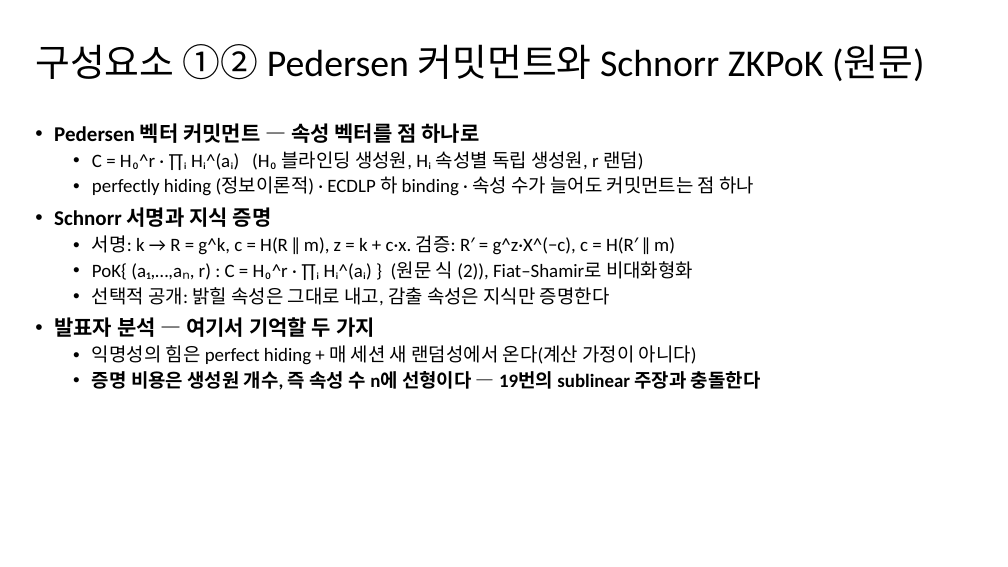
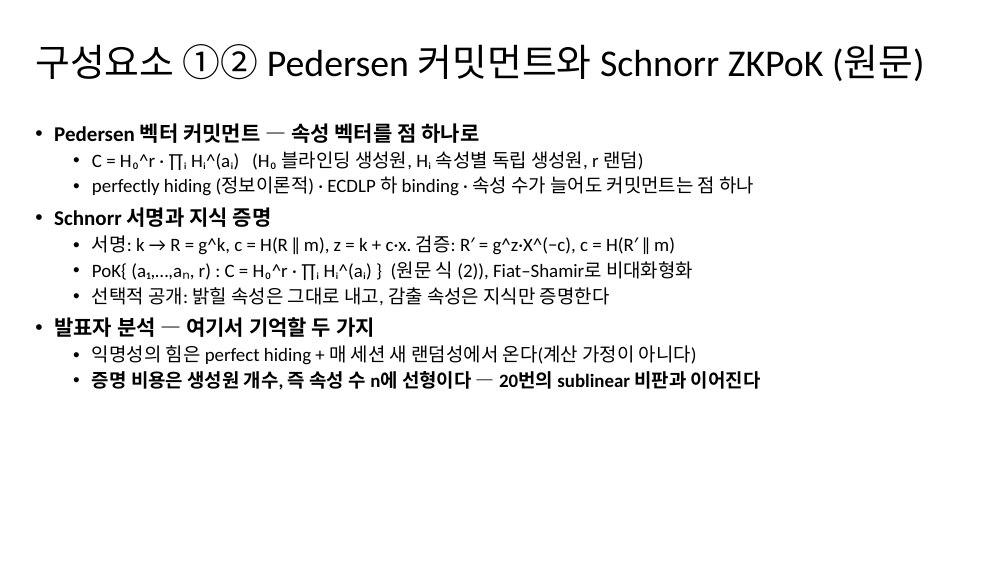
Before and after one commit to mhjung93/google-oidc-demo, a slide deck: slide 7 of documents/260903_seminar_BAAR.pptx. Drawn at 1008x567 pixels with LibreOffice and Linux fonts; fonts in the diff are those of the drawing; background and template pictures are left out. Boxes give left, top, right and bottom in pixels: in the first picture for what was removed or moved away, otherwise in the second. Text is boxed around its words. In the diff, an @@ line names an element or a change of style, - is before the commit and + after.

```diff
--- a/documents/260903_seminar_BAAR.pptx
+++ b/documents/260903_seminar_BAAR.pptx
@@ text at (92, 371, 761, 390): text changed @@
-  • 증명 비용은 생성원 개수, 즉 속성 수 n에 선형이다 — 19번의 sublinear 주장과 충돌한다
+  • 증명 비용은 생성원 개수, 즉 속성 수 n에 선형이다 — 20번의 sublinear 비판과 이어진다
```
Also in this commit, not shown: 10 other slides changed, 2 slides added, 1 slide removed, 3 other files.
